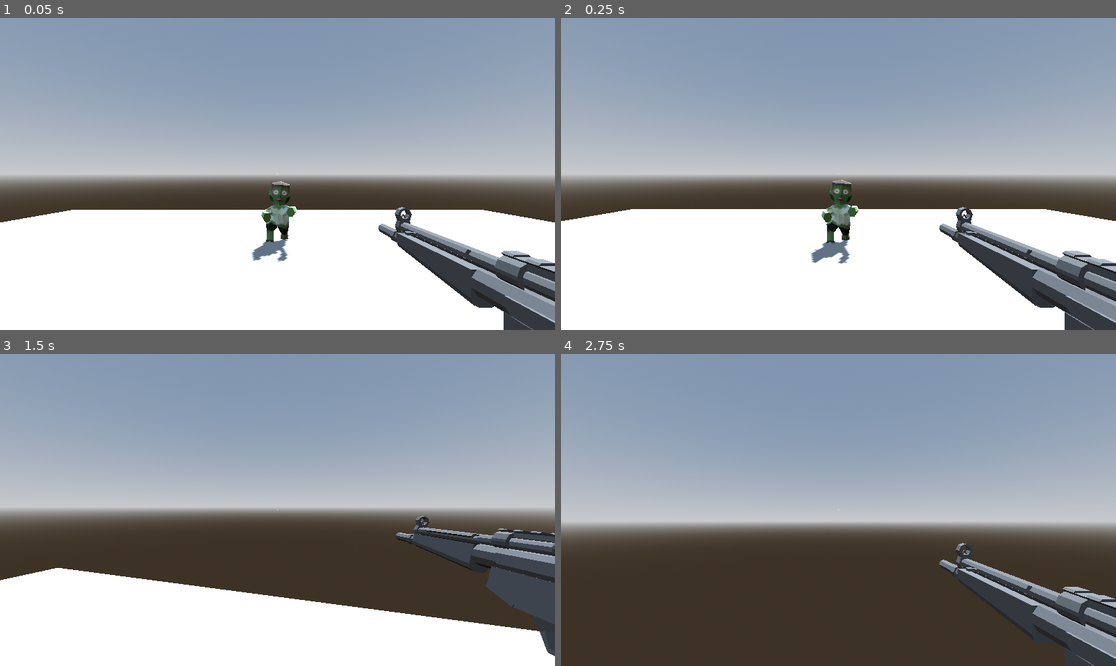
Above: before the commit, frames 1-4 (two rows, left to right).
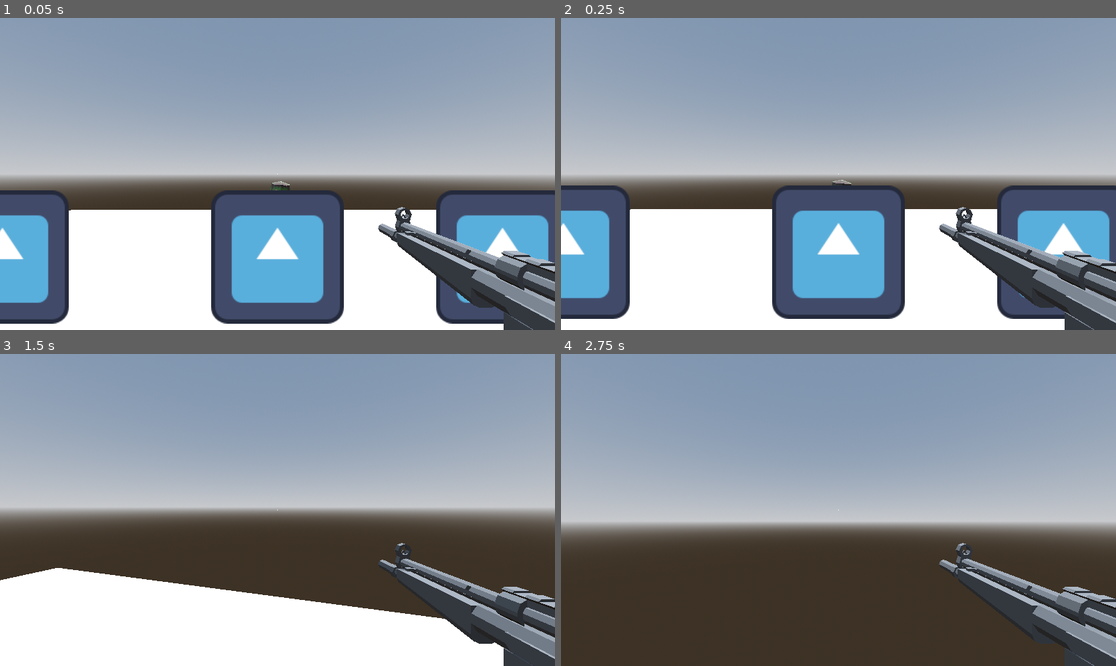
Above: after the commit, the same moments.

Repository: jevonsp/boomer-shooter
Game: Godot game, scene res://main/main.tscn
Two runs of this game, one before a commit and one after it. Both use one fixed random seed, a clock stepped at 60 frames per second and the inputs below. The engine's default icon, where the game draws it, is replaced by a stand-in: a white triangle on a blue panel in a dark square.
Inputs (mouse positions are in pixels of both pictures, inside the frame that each line leads up to):
- Up to frame 1 (0.05 s): no input
- Up to frame 2 (0.25 s): no input
- Up to frame 3 (1.5 s): move the mouse to (305, 510) at 0.52 s; hold W from 0.53 s (still down); tap R at 0.6 s; click (305, 510) at 0.67 s; tap Space at 0.77 s; move the mouse to (249, 510) at 1.27 s; tap E at 1.35 s
- Up to frame 4 (2.75 s): keep holding W; tap Space at 1.52 s; move the mouse to (849, 503) at 2.02 s; tap Tab at 2.1 s

The runs differ from the first frame. In frame 1, 20% of the frame differs, in the area x 0-100%, y 55-98%; in frame 2, 20%, in the area x 0-100%, y 53-97%; in frame 3, 7.2%; in frame 4, nothing differs.

Commit message:
Pickups Working

Diff:
--- a/main/main.tscn
+++ b/main/main.tscn
@@ -1,8 +1,11 @@
-[gd_scene load_steps=9 format=3 uid="uid://ccm6v0lbtkr0p"]
+[gd_scene load_steps=12 format=3 uid="uid://ccm6v0lbtkr0p"]
 
 [ext_resource type="PackedScene" uid="uid://dnyec73hvubwn" path="res://player/player.tscn" id="1_53q0u"]
 [ext_resource type="Script" uid="uid://cf47jb4ar4xaj" path="res://main/main.gd" id="1_xwkvk"]
 [ext_resource type="PackedScene" uid="uid://cw6w3voc584ml" path="res://enemies/enemy.tscn" id="2_pjrb6"]
+[ext_resource type="PackedScene" uid="uid://cgyv8i8ecq0i6" path="res://weapons/pickups/pickup.tscn" id="4_c651c"]
+[ext_resource type="PackedScene" uid="uid://bffi8vyjc2t7c" path="res://weapons/weapons/M1911.tscn" id="5_kfbq2"]
+[ext_resource type="PackedScene" uid="uid://cptde1sxjuv1r" path="res://weapons/weapons/MP5.tscn" id="6_4dugh"]
 
 [sub_resource type="ProceduralSkyMaterial" id="ProceduralSkyMaterial_xwkvk"]
 
@@ -45,3 +48,15 @@
 
 [node name="Enemy" parent="." instance=ExtResource("2_pjrb6")]
 transform = Transform3D(1, 0, 0, 0, 1, 0, 0, 0, 1, 0, 0, -5.393941)
+
+[node name="M4A1" parent="." instance=ExtResource("4_c651c")]
+transform = Transform3D(1, 0, 0, 0, 1, 0, 0, 0, 1, -2.6466234, 1, -2)
+
+[node name="M1911" parent="." instance=ExtResource("4_c651c")]
+transform = Transform3D(1, 0, 0, 0, 1, 0, 0, 0, 1, 0, 1, -2)
+weapon_index = 2
+scene = ExtResource("5_kfbq2")
+
+[node name="MP5" parent="." instance=ExtResource("4_c651c")]
+transform = Transform3D(1, 0, 0, 0, 1, 0, 0, 0, 1, 2.165141, 1, -2)
+scene = ExtResource("6_4dugh")
--- a/player/weapon_manager.gd
+++ b/player/weapon_manager.gd
@@ -46,3 +46,22 @@
 		2: current_gun_equipped = secondary_weapon
 	current_gun_equipped.is_enabled = true
 	print("current=%s" % [current_gun_equipped.name])
+
+func replace_weapon(weapon_index: int, scene):
+	current_gun_equipped.is_enabled = false
+	match weapon_index:
+		1:
+			remove(primary_weapon)
+			primary_weapon = create_weapon(scene)
+			connect_weapon(primary_weapon)
+			current_gun_equipped = primary_weapon
+		2:
+			remove(secondary_weapon)
+			secondary_weapon = create_weapon(scene)
+			connect_weapon(secondary_weapon)
+			current_gun_equipped = secondary_weapon
+
+	current_gun_equipped.is_enabled = true
+
+func remove(weapon: BaseWeapon):
+	weapon.queue_free()
--- /dev/null
+++ b/weapons/pickups/pickup.gd
@@ -0,0 +1,12 @@
+extends StaticBody3D
+
+@export_enum("WEAPON", "ITEM") var type = "WEAPON"
+@export var weapon_index: int = 1
+@export_subgroup("Content")
+@export var scene: PackedScene
+@export var texture: Texture2D
+@onready var player = PlayerManager.player
+
+func _on_area_3d_body_entered(body: Node3D) -> void:
+	if body == player:
+		body.weapon_manager.replace_weapon(weapon_index, scene)
--- /dev/null
+++ b/weapons/pickups/pickup.tscn
@@ -0,0 +1,28 @@
+[gd_scene load_steps=5 format=3 uid="uid://cgyv8i8ecq0i6"]
+
+[ext_resource type="Script" uid="uid://v7wnahp17mgf" path="res://weapons/pickups/pickup.gd" id="1_4qfc4"]
+[ext_resource type="Texture2D" uid="uid://bdrkc6m8wike2" path="res://icon.svg" id="1_lmrtj"]
+[ext_resource type="PackedScene" uid="uid://c3lfum44dt2vf" path="res://weapons/weapons/M4A1.tscn" id="2_jols2"]
+
+[sub_resource type="SphereShape3D" id="SphereShape3D_4qfc4"]
+radius = 1.0
+
+[node name="Pickup" type="StaticBody3D"]
+collision_layer = 0
+script = ExtResource("1_4qfc4")
+scene = ExtResource("2_jols2")
+
+[node name="CollisionShape3D" type="CollisionShape3D" parent="."]
+shape = SubResource("SphereShape3D_4qfc4")
+
+[node name="Area3D" type="Area3D" parent="."]
+collision_layer = 0
+collision_mask = 2
+
+[node name="CollisionShape3D" type="CollisionShape3D" parent="Area3D"]
+shape = SubResource("SphereShape3D_4qfc4")
+
+[node name="Sprite3D" type="Sprite3D" parent="."]
+texture = ExtResource("1_lmrtj")
+
+[connection signal="body_entered" from="Area3D" to="." method="_on_area_3d_body_entered"]
Not shown, added: weapons/pickups/pickup.gd.uid
